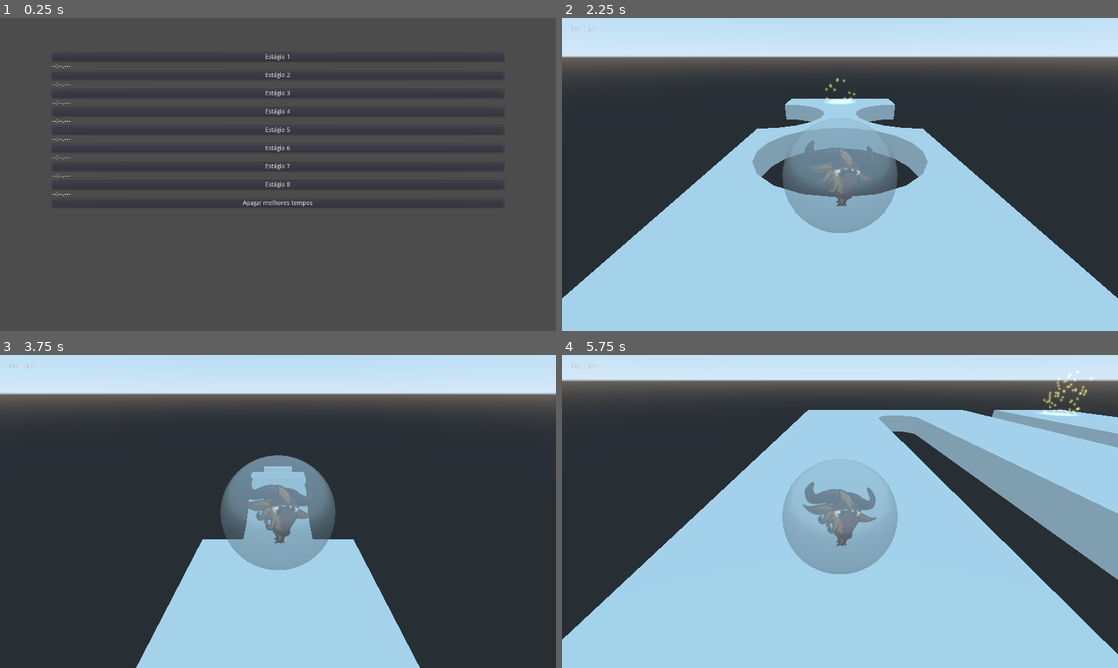
Above: before the commit, frames 1-4 (two rows, left to right).
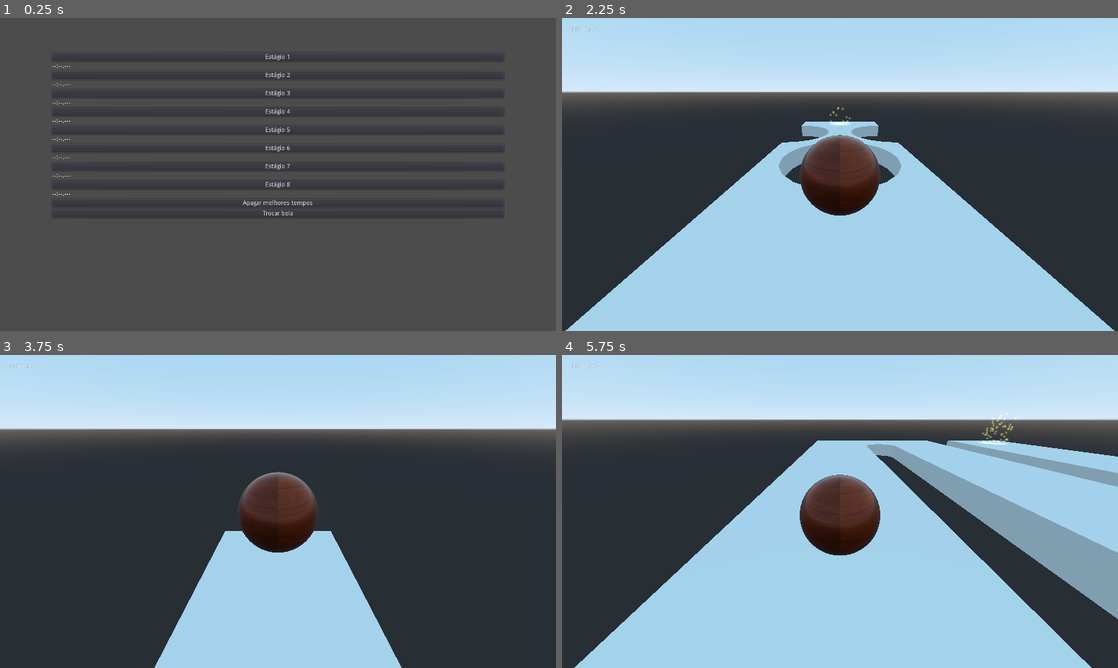
Above: after the commit, the same moments.

Repository: Brawmario/super-poli-ball
Game: Godot game, scene res://Main.tscn
The game is run twice, just before and just after one commit, with the same random seed, the same clock (stepped at 60 frames per second) and the same inputs.
Inputs (mouse positions are in pixels of both pictures, inside the frame that each line leads up to):
- Up to frame 1 (0.25 s): no input
- Up to frame 2 (2.25 s): click (840, 212) at 0.5 s, where only the run after the commit has a clickable "Trocar bola"; click (823, 218) at 1.25 s, where only the run after the commit has a clickable "Madeira"; click "Estágio 1" at 2 s
- Up to frame 3 (3.75 s): hold Right (move_right) 2.78-3.5 s; hold Backspace (return) 2.78-3.5 s; click "Estágio 2" at 3.5 s
- Up to frame 4 (5.75 s): hold Down (move_down) 4.28-5 s; tap Backspace (return) at 4.35 s; click "Estágio 3" at 5 s

The runs differ from the first frame. In frame 1, 0.2% of the frame differs, in the area x 13-87%, y 61-64%; in frame 2, 34%; in frame 3, 26%; in frame 4, 46%, in the area x 0-100%, y 2-100%.

Commit message:
Trocador de bolas implementado

Diff:
--- a/Ball/Ball.gd
+++ b/Ball/Ball.gd
@@ -4,7 +4,7 @@
 onready var cam_ball := $CamBall as Camera
 onready var mesh := $MeshSphere as MeshInstance
 
-export(Material) var material = preload("res://Ball/Materials/wood_dissolve_shader.tres")
+export(Material) var material = null
 export var rot_speed = 5.0
 
 var _time := -1.0
@@ -12,12 +12,8 @@
 
 
 func _ready() -> void:
-	mesh.set_surface_material(0, material)
+	_set_ball_material()
 	reset_dissolve()
-	if mesh.get_surface_material(0) == preload("res://Ball/Materials/wood_dissolve_shader.tres"):
-		$MeshSphere/Sprite3D.visible = false
-	else:
-		$MeshSphere/Sprite3D.visible = true
 
 
 func _process(delta: float) -> void:
@@ -62,3 +58,13 @@
 	var mat := mesh.get_surface_material(0) as ShaderMaterial
 	var time = mat.get_shader_param("time")
 	mat.set_shader_param("_time", _time)
+
+func _set_ball_material() -> void:
+	if not material and SaveManager.save.has("ball"):
+		material = load(SaveManager.save.ball)
+	if material:
+		mesh.set_surface_material(0, material)
+	if mesh.get_surface_material(0) == preload("res://Ball/Materials/white_plastic_dissolve.tres"):
+		$MeshSphere/Sprite3D.visible = true
+	else:
+		$MeshSphere/Sprite3D.visible = false
--- a/Ball/Ball.tscn
+++ b/Ball/Ball.tscn
@@ -1,10 +1,9 @@
-[gd_scene load_steps=9 format=2]
+[gd_scene load_steps=8 format=2]
 
 [ext_resource path="res://Ball/Ball.gd" type="Script" id=1]
-[ext_resource path="res://Ball/Materials/white_plastic_dissolve.tres" type="Material" id=2]
-[ext_resource path="res://Ball/Materials/wood_dissolve_shader.tres" type="Material" id=3]
-[ext_resource path="res://Ball/Materials/gnu_icon.svg" type="Texture" id=4]
-[ext_resource path="res://Ball/CamBall.gd" type="Script" id=5]
+[ext_resource path="res://Ball/Materials/wood_dissolve_shader.tres" type="Material" id=2]
+[ext_resource path="res://Ball/Materials/gnu_icon.svg" type="Texture" id=3]
+[ext_resource path="res://Ball/CamBall.gd" type="Script" id=4]
 
 [sub_resource type="PhysicsMaterial" id=1]
 bounce = 0.1
@@ -16,18 +15,18 @@
 [node name="Ball" type="RigidBody"]
 physics_material_override = SubResource( 1 )
 script = ExtResource( 1 )
-material = ExtResource( 2 )
 
 [node name="MeshSphere" type="MeshInstance" parent="."]
 mesh = SubResource( 2 )
-material/0 = ExtResource( 3 )
+material/0 = ExtResource( 2 )
 
 [node name="Sprite3D" type="Sprite3D" parent="MeshSphere"]
-texture = ExtResource( 4 )
+texture = ExtResource( 3 )
 
 [node name="CollisionShape" type="CollisionShape" parent="."]
 shape = SubResource( 3 )
 
 [node name="CamBall" type="Camera" parent="."]
 transform = Transform( 1, 0, 0, 0, 0.939692, 0.34202, 0, -0.34202, 0.939692, 0, 2.5, 5 )
-script = ExtResource( 5 )
+fov = 90.0
+script = ExtResource( 4 )
--- a/Main.gd
+++ b/Main.gd
@@ -27,6 +27,15 @@
 	free_level()
 	load_level(load(next_level_file))
 
+func _on_StageSelector_ball_pressed():
+	$StageSelector.hide()
+	var ball_selector = preload("res://Menu/BallSelector.tscn").instance()
+	add_child(ball_selector)
+	yield(ball_selector, "ball_chosen")
+	remove_child(ball_selector)
+	ball_selector.queue_free()
+	SaveManager.save_dict_to_file()
+	$StageSelector.show()
 
 func load_level(packed_level: PackedScene) -> void:
 	level = packed_level.instance()
--- a/Main.tscn
+++ b/Main.tscn
@@ -7,4 +7,5 @@
 script = ExtResource( 1 )
 
 [node name="StageSelector" parent="." instance=ExtResource( 2 )]
+[connection signal="ball_pressed" from="StageSelector" to="." method="_on_StageSelector_ball_pressed"]
 [connection signal="level_selected" from="StageSelector" to="." method="_on_StageSelector_level_selected"]
--- /dev/null
+++ b/Menu/BallSelector.gd
@@ -0,0 +1,13 @@
+extends Control
+
+signal ball_chosen
+
+
+func _on_ButMadeira_pressed():
+	SaveManager.save.ball = "res://Ball/Materials/wood_dissolve_shader.tres"
+	emit_signal("ball_chosen")
+
+
+func _on_ButGNU_pressed():
+	SaveManager.save.ball = "res://Ball/Materials/white_plastic_dissolve.tres"
+	emit_signal("ball_chosen")
--- /dev/null
+++ b/Menu/BallSelector.tscn
@@ -0,0 +1,47 @@
+[gd_scene load_steps=5 format=2]
+
+[ext_resource path="res://Menu/BallSelector.gd" type="Script" id=1]
+[ext_resource path="res://Ball/Ball.tscn" type="PackedScene" id=2]
+[ext_resource path="res://Ball/Materials/wood_dissolve_shader.tres" type="Material" id=3]
+[ext_resource path="res://Ball/Materials/white_plastic_dissolve.tres" type="Material" id=4]
+
+[node name="BallSelector" type="Control"]
+anchor_right = 1.0
+anchor_bottom = 1.0
+script = ExtResource( 1 )
+
+[node name="Spatial" type="Spatial" parent="."]
+
+[node name="Camera" type="Camera" parent="Spatial"]
+current = true
+fov = 50.0
+
+[node name="Ball" parent="Spatial" instance=ExtResource( 2 )]
+transform = Transform( 1, 0, 0, 0, 1, 0, 0, 0, 1, -3.2275, 0, -5.89963 )
+custom_integrator = true
+material = ExtResource( 3 )
+
+[node name="Ball2" parent="Spatial" instance=ExtResource( 2 )]
+transform = Transform( 1, 0, 0, 0, 1, 0, 0, 0, 1, 3.09693, 0, -5.96654 )
+custom_integrator = true
+material = ExtResource( 4 )
+
+[node name="HBoxContainer" type="HBoxContainer" parent="."]
+margin_top = 440.0
+margin_right = 1280.0
+margin_bottom = 482.0
+alignment = 1
+
+[node name="ButMadeira" type="Button" parent="HBoxContainer"]
+margin_left = 569.0
+margin_right = 632.0
+margin_bottom = 42.0
+text = "Madeira"
+
+[node name="ButGNU" type="Button" parent="HBoxContainer"]
+margin_left = 636.0
+margin_right = 710.0
+margin_bottom = 42.0
+text = "Bola GNU"
+[connection signal="pressed" from="HBoxContainer/ButMadeira" to="." method="_on_ButMadeira_pressed"]
+[connection signal="pressed" from="HBoxContainer/ButGNU" to="." method="_on_ButGNU_pressed"]
--- a/Menu/StageSelector.gd
+++ b/Menu/StageSelector.gd
@@ -3,6 +3,7 @@
 const DUMMY_TIME := "--:--.---"
 
 signal level_selected(packed_level)
+signal ball_pressed
 
 
 func update_times():
@@ -11,11 +12,11 @@
 		var label := find_node("Time" + stage) as Label
 		if not label:
 			# Invalid level name, mark for deletion and skip
-			keys_to_remove.push_back(stage)
+			# keys_to_remove.push_back(stage)
 			continue
 		label.text = FN.seconds_to_mm_ss_mmm(SaveManager.save[stage].time)
-	for key in keys_to_remove:
-		SaveManager.save.erase(key)
+	# for key in keys_to_remove:
+		# SaveManager.save.erase(key)
 
 
 func _ready():
@@ -67,3 +68,7 @@
 		SaveManager.save.clear()
 		SaveManager.save_dict_to_file()
 		label.text = DUMMY_TIME
+
+
+func _on_ButBola_pressed():
+	emit_signal("ball_pressed")
--- a/Menu/StageSelector.tscn
+++ b/Menu/StageSelector.tscn
@@ -139,6 +139,12 @@
 margin_right = 1040.0
 margin_bottom = 356.0
 text = "Apagar melhores tempos"
+
+[node name="ButBola" type="Button" parent="HBoxContainer/VBoxContainer"]
+margin_top = 360.0
+margin_right = 1040.0
+margin_bottom = 380.0
+text = "Trocar bola"
 [connection signal="pressed" from="HBoxContainer/VBoxContainer/ButStage1" to="." method="_on_ButStage1_pressed"]
 [connection signal="pressed" from="HBoxContainer/VBoxContainer/ButStage2" to="." method="_on_ButStage2_pressed"]
 [connection signal="pressed" from="HBoxContainer/VBoxContainer/ButStage3" to="." method="_on_ButStage3_pressed"]
@@ -148,3 +154,4 @@
 [connection signal="pressed" from="HBoxContainer/VBoxContainer/ButStage7" to="." method="_on_ButStage7_pressed"]
 [connection signal="pressed" from="HBoxContainer/VBoxContainer/ButStage8" to="." method="_on_ButStage8_pressed"]
 [connection signal="pressed" from="HBoxContainer/VBoxContainer/ButClearTimes" to="." method="_on_ButClearTimes_pressed"]
+[connection signal="pressed" from="HBoxContainer/VBoxContainer/ButBola" to="." method="_on_ButBola_pressed"]
